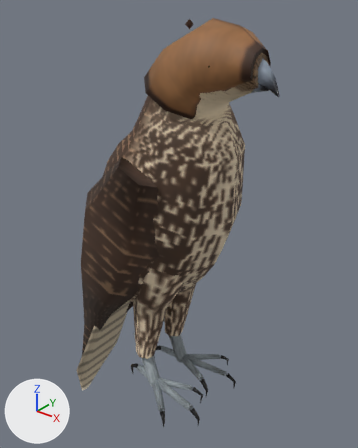
Before and after pictures for a commit that changed the glTF model assets_src/birds/saker_hooded_lod1.glb.
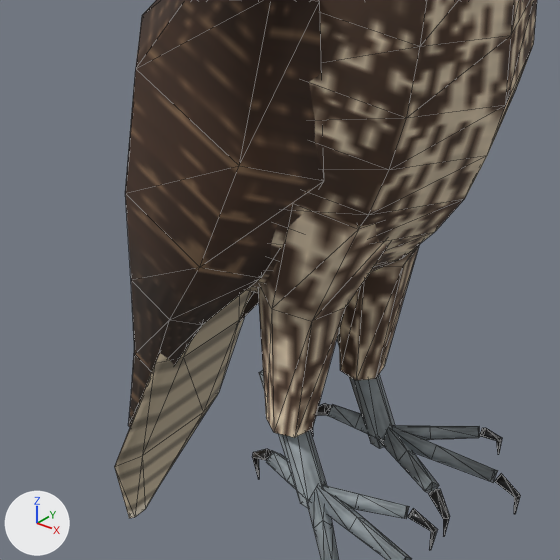
Old and new are each drawn whole from a 50 mm camera at (0.254, -0.302, 0.359) aimed at (-0.013, 0.031, 0.153) and again close up on the part from 9% to 70% of the width and 42% to 91% of the height. Arrows for +X, +Y and +Z are at lower left; the lights stay in place. The older version's two pictures come first. The close-ups show mesh edges as thin lines. Where no turn or scale is listed for an object, it has been applied to the vertices. Vertices at exactly the same position are counted once.

Names of what the first close-up shows: 'saker_body'.
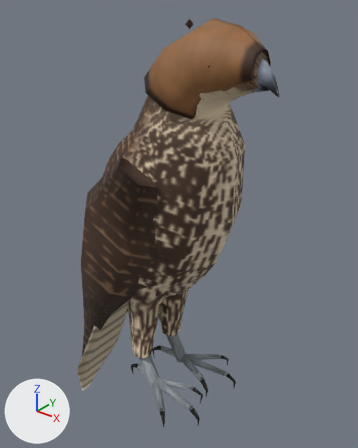
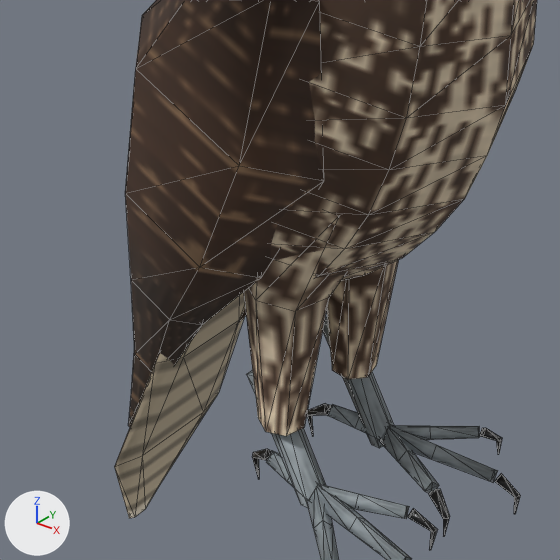
Boxes [x1, y1, x2, y2] around the edits, measured in the close-ups (560 x 560 px; the box of a moved part takes in the faces that stretch with it):
part 1 of me_saker_body, moved or reshaped
    before: [337, 332, 395, 448]
    after: [322, 317, 394, 448]
part 2 of me_saker_body, moved or reshaped
    before: [259, 370, 327, 508]
    after: [247, 370, 326, 508]
part 3 of me_saker_body, moved or reshaped
    before: [258, 209, 420, 438]
    after: [243, 250, 398, 436]

The change, as a diff of the scene's bpy script:
```diff
--- a/assets_src/birds/saker_hooded_lod1.glb.py
+++ b/assets_src/birds/saker_hooded_lod1.glb.py
@@ me_saker_body @@
 me_saker_body.from_pydata(...)  # 660 vertices, 1204 faces; spans x -0.142..0.098, y -0.063..0.063, z -0.108..0.33
 # used by ob_saker_body; location = (0.0, 0.0, 0.0)
+# me_saker_body part 1: the loose piece of 12 vertices spanning x -0.025..0.006, y 0.015..0.028, z -0.002..0.056 is turned -7.5 degrees about the y axis through the mesh origin
+# me_saker_body part 2: the loose piece of 12 vertices spanning x -0.025..0.006, y -0.028..-0.015, z -0.002..0.056 is turned -7.5 degrees about the y axis through the mesh origin
+# me_saker_body part 3: 46 of 660 vertices moved; they spanned x -0.021..0.039, y -0.046..0.046, z 0.032..0.16 and now span x -0.028..0.034, y -0.05..0.05, z 0.031..0.164; mean shift (-0.007, 0.0, 0.001); largest move (-0.009, 0.014, 0.16) -> (-0.022, 0.013, 0.164)
 me_saker_body.materials.append(mat_saker_far)
```
